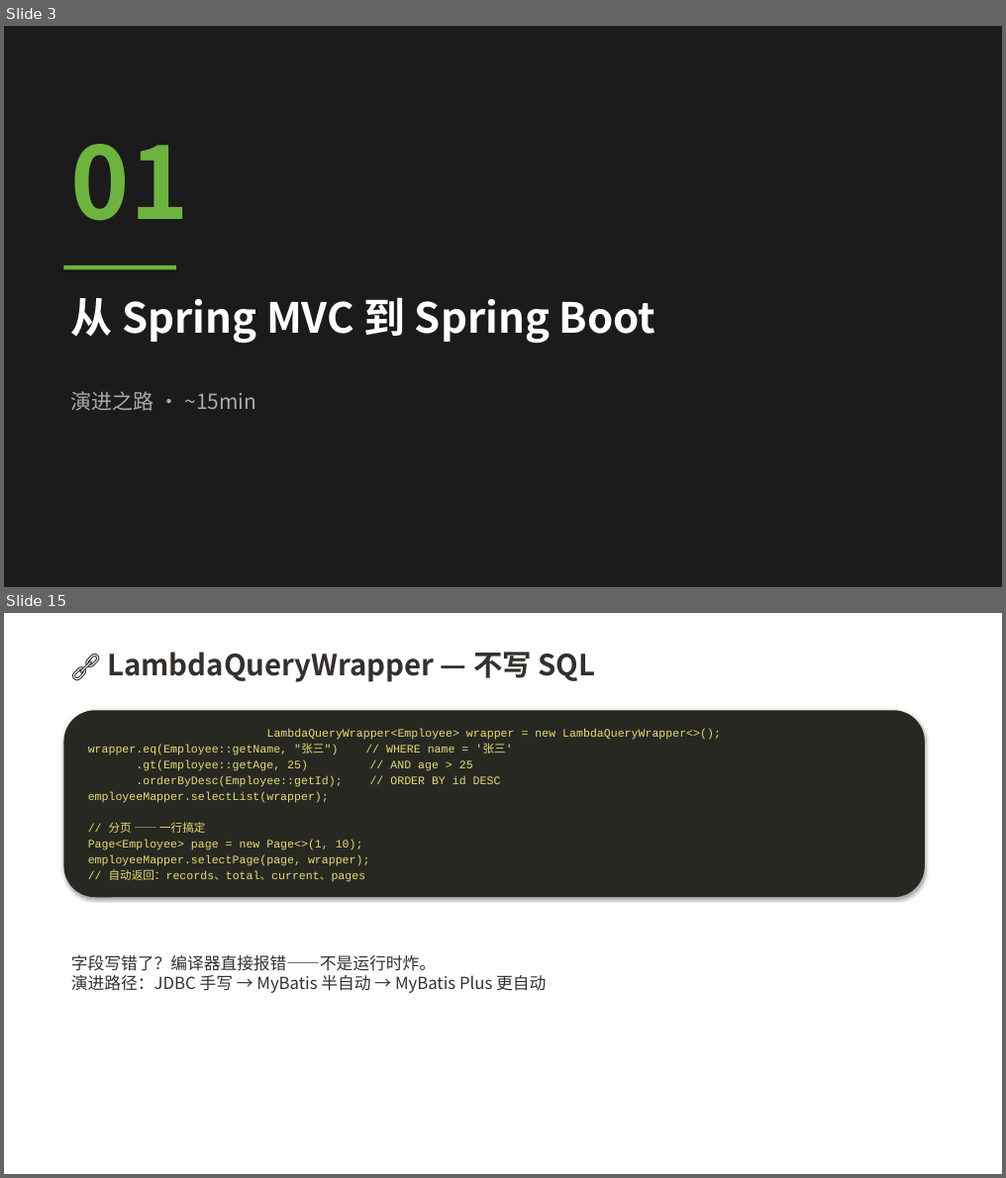
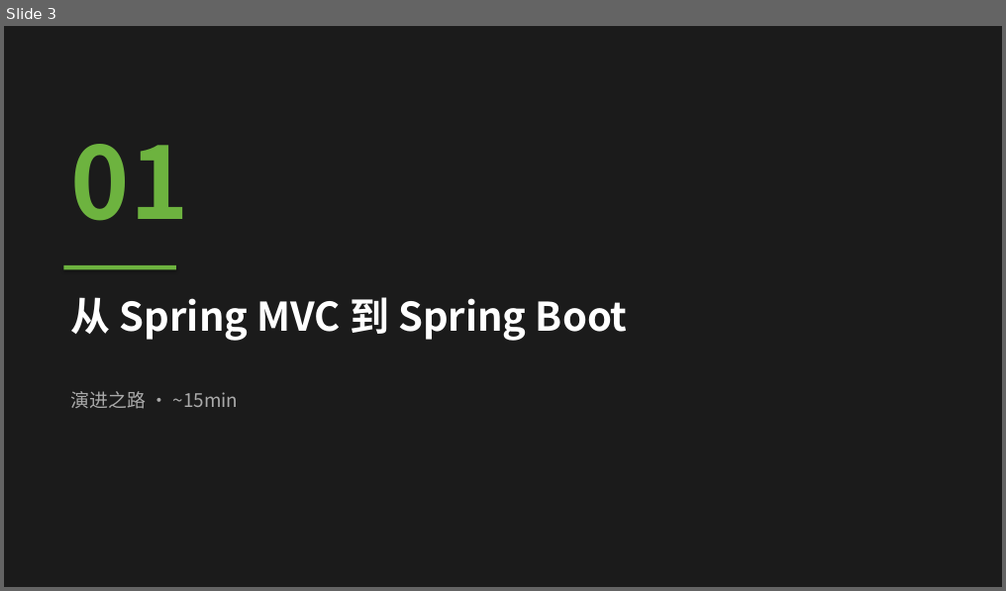
Before and after one commit to Akon1993/springboot-lesson, a slide deck: docs/slides.pptx. Shown one above the other, each under a label of ours: slides 3 and 15 before the commit, slide 3 after it; the slides between them are not shown. The pictures are 1006x1178 and 1006x591 pixels, drawn with LibreOffice and Linux fonts; fonts in the diff are those of the drawing. Boxes give left, top, right and bottom in pixels: in the first picture for what was removed or moved away, otherwise in the second. Text is boxed around its words. In the diff, an @@ line names an element or a change of style, - is before the commit and + after.

```diff
--- a/docs/slides.pptx
+++ b/docs/slides.pptx
@@ slide 15 removed at box(4, 613, 1002, 1174), background #FFFFFF @@
@@ text removed at box(107, 652, 596, 682) @@
-🔗 LambdaQueryWrapper — 不写 SQL
@@ rounded rectangle removed at box(63, 710, 925, 897) @@
-LambdaQueryWrapper<Employee> wrapper = new LambdaQueryWrapper<>();
-wrapper.eq(Employee::getName, "张三") // WHERE name = '张三'
-.gt(Employee::getAge, 25) // AND age > 25
-.orderByDesc(Employee::getId); // ORDER BY id DESC
-employeeMapper.selectList(wrapper);
-// 分页 —— 一行搞定
-Page<Employee> page = new Page<>(1, 10);
-employeeMapper.selectPage(page, wrapper);
-// 自动返回：records、total、current、pages
@@ text removed at box(71, 956, 546, 993) @@
-字段写错了？编译器直接报错——不是运行时炸。
-演进路径：JDBC 手写 → MyBatis 半自动 → MyBatis Plus 更自动
@@ slide 3 changed as well @@
@@ text "从 Spring MVC 到 Spring ..." at box(71, 297, 628, 341): size 40 to 38 pt @@
@@ text "演进之路 · ~15min" at box(71, 391, 239, 409): size 20 to 18 pt @@
```
Also in this commit, not shown: 13 other slides changed, 21 slides added, 28 other slides removed, 1 other file.
